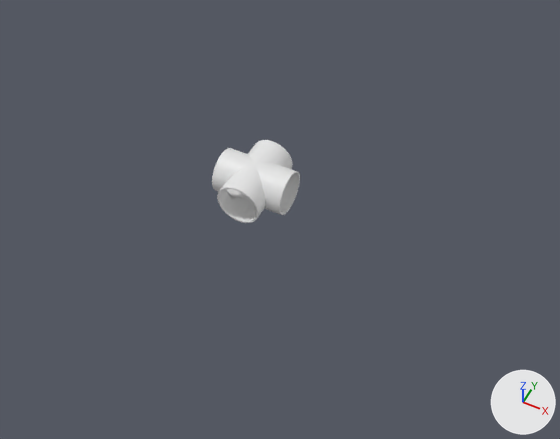
Renders of the FBX model Assets/StevesLevel/Steve's Assets/IntersectionTunnel.fbx from each side of a commit.
Camera for both pictures: a 50 mm camera at (1.91, -3.47, 4.08) aimed at (0.23, -0.11, -0.13). The lights are fixed; the arrows at lower right show +X, +Y and +Z. Where no turn or scale is listed for an object, it has been applied to the vertices.

In view in the first picture: 'Intersection1'.
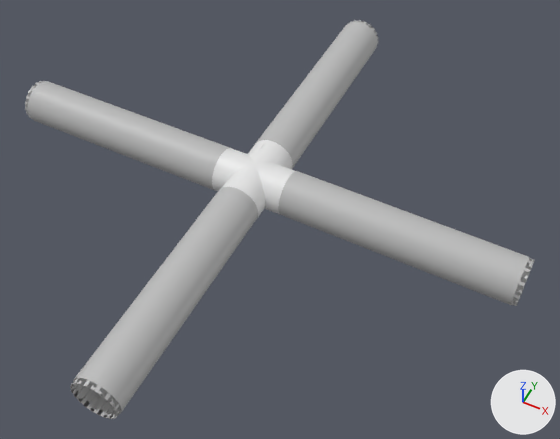
The newer file is also turned or shifted as a whole; pictures and numbers use the older file's frame.

Edits to the bpy script that builds the scene:
```text
Add me_mesh_004:
    me_mesh_004.from_pydata(...)  # 1371 vertices, 1274 faces; spans x -1.74..-0.01, y -0.19..0.18, z -0.12..0.22
    me_mesh_004.materials.append(mat_lambert1)  # grey #bcbcbc
Add me_mesh_002:
    me_mesh_002.from_pydata(...)  # 1371 vertices, 1274 faces; spans x -0.15..0.18, y -1.73..-0.01, z -0.11..0.22
    me_mesh_002.materials.append(mat_lambert1)  # grey #bcbcbc
Add me_mesh_001:
    me_mesh_001.from_pydata(...)  # 1371 vertices, 1274 faces; spans x -0.18..0.15, y 0.01..1.73, z -0.11..0.22
    me_mesh_001.materials.append(mat_lambert1)  # grey #bcbcbc
Add me_mesh_003:
    me_mesh_003.from_pydata(...)  # 1371 vertices, 1274 faces; spans x 0.01..1.74, y -0.19..0.18, z -0.11..0.22
    me_mesh_003.materials.append(mat_lambert1)  # grey #bcbcbc
Add ob_pcylinder13:
    ob_pcylinder13 = bpy.data.objects.new('pCylinder13', me_mesh_004)
    ob_pcylinder13.location = (-0.278, 0.019, 0.009)
Add ob_pcylinder11:
    ob_pcylinder11 = bpy.data.objects.new('pCylinder11', me_mesh_002)
    ob_pcylinder11.location = (-0.046, -0.254, 0.01)
Add ob_pcylinder9:
    ob_pcylinder9 = bpy.data.objects.new('pCylinder9', me_mesh_001)
    ob_pcylinder9.location = (-0.009, 0.26, 0.009)
Add ob_pcylinder12:
    ob_pcylinder12 = bpy.data.objects.new('pCylinder12', me_mesh_003)
    ob_pcylinder12.location = (0.233, -0.015, 0.009)
```

Pixel boxes (x1, y1, x2, y2) of what changed, in the pictures (560 x 439 px):
'pCylinder11', added
    after: (70, 187, 258, 419)
'pCylinder12', added
    after: (278, 171, 535, 306)
'pCylinder13', added
    after: (25, 81, 230, 191)
'pCylinder9', added
    after: (255, 20, 378, 168)
